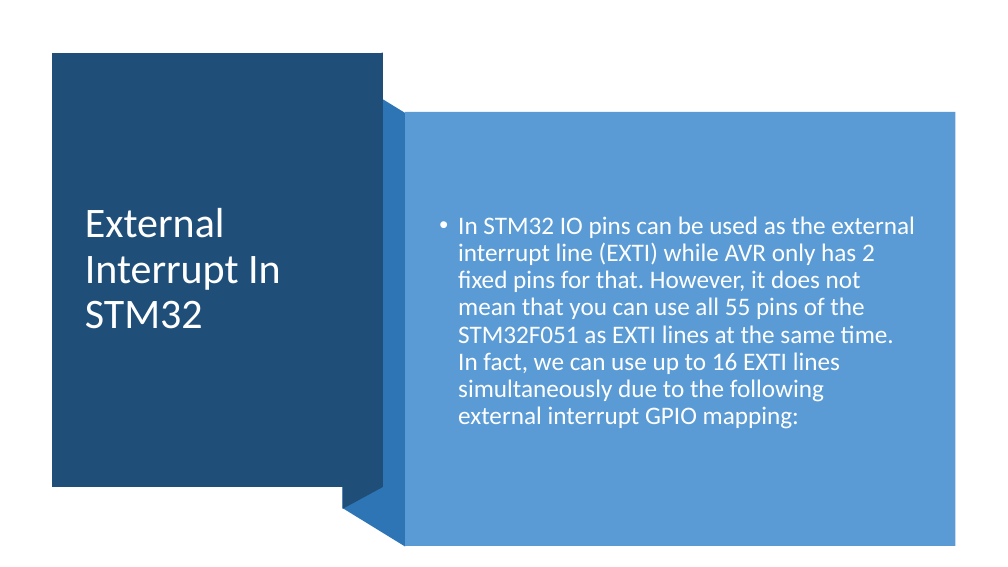
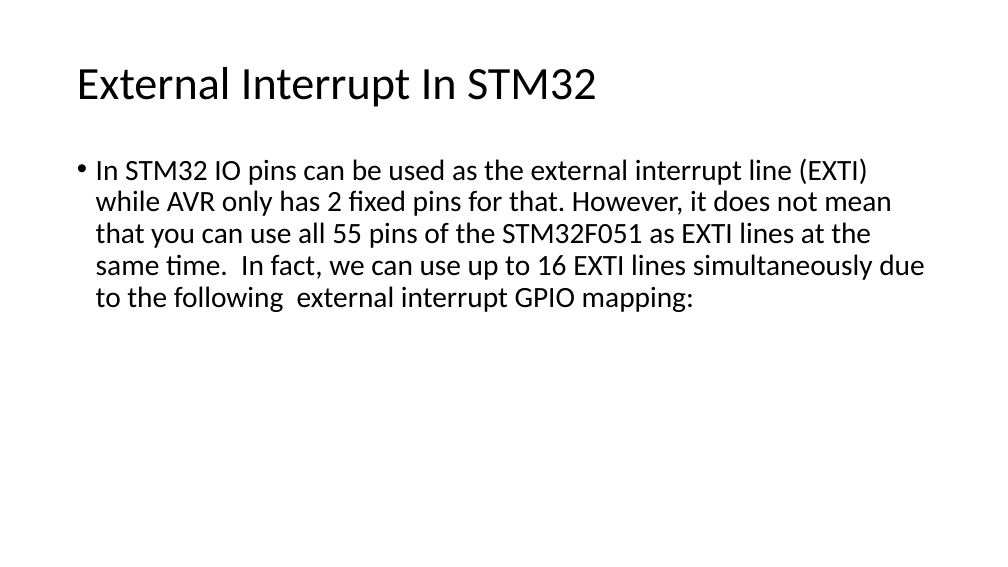
Before and after one commit to Mohamedsaied8/EmbeddedCppDiploma, a slide deck: slide 22 of interfacing/Slides/Interrupts.pptx. Drawn at 1008x567 pixels with LibreOffice and Linux fonts; fonts in the diff are those of the drawing. Boxes give left, top, right and bottom in pixels: in the first picture for what was removed or moved away, otherwise in the second. Text is boxed around its words. In the diff, an @@ line names an element or a change of style, - is before the commit and + after.

```diff
--- a/interfacing/Slides/Interrupts.pptx
+++ b/interfacing/Slides/Interrupts.pptx
@@ freeform shape removed at (52, 53, 383, 488) @@
@@ title "External Interrupt In STM32": place and size @@
-title "External Interrupt In STM32" at (85, 208, 281, 329)
+title "External Interrupt In STM32" at (77, 67, 597, 107)
@@ title "External Interrupt In STM32" at (77, 67, 597, 107): size 40 to 44 pt, text colour #FFFFFF to #000000 @@
@@ freeform shape removed at (343, 52, 383, 509) @@
@@ freeform shape removed at (343, 75, 405, 547) @@
@@ rectangle removed at (405, 112, 956, 546) @@
@@ text "In STM32 IO pins can ...": place and size @@
-text "In STM32 IO pins can ..." at (458, 216, 915, 429)
+text "In STM32 IO pins can ..." at (96, 158, 924, 312)
@@ text "In STM32 IO pins can ..." at (96, 158, 924, 312): size 24 to 28 pt, text colour #FEFFFF to #000000; vertical alignment middle to top @@
```
Also in this commit, not shown: 17 other slides changed, 47 other files.
